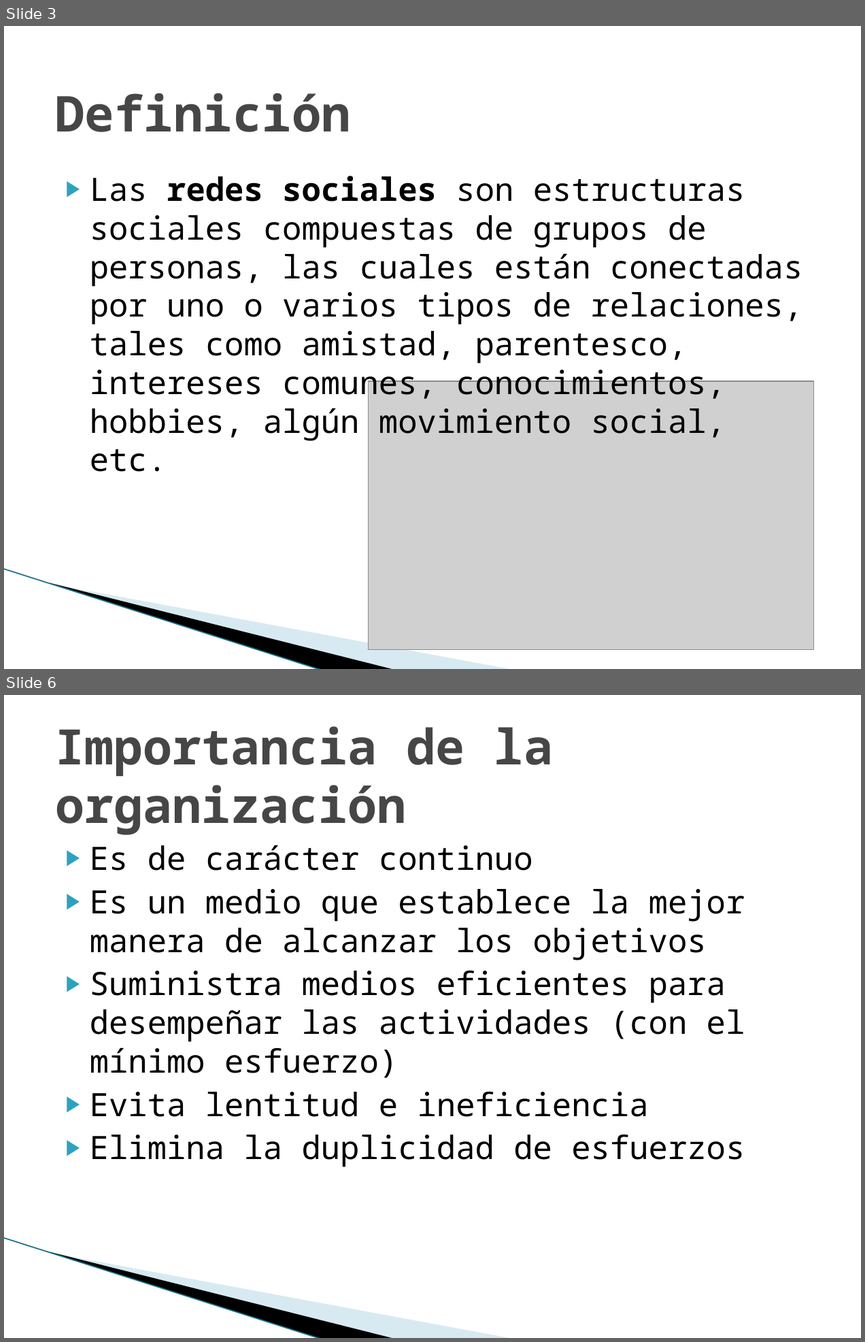
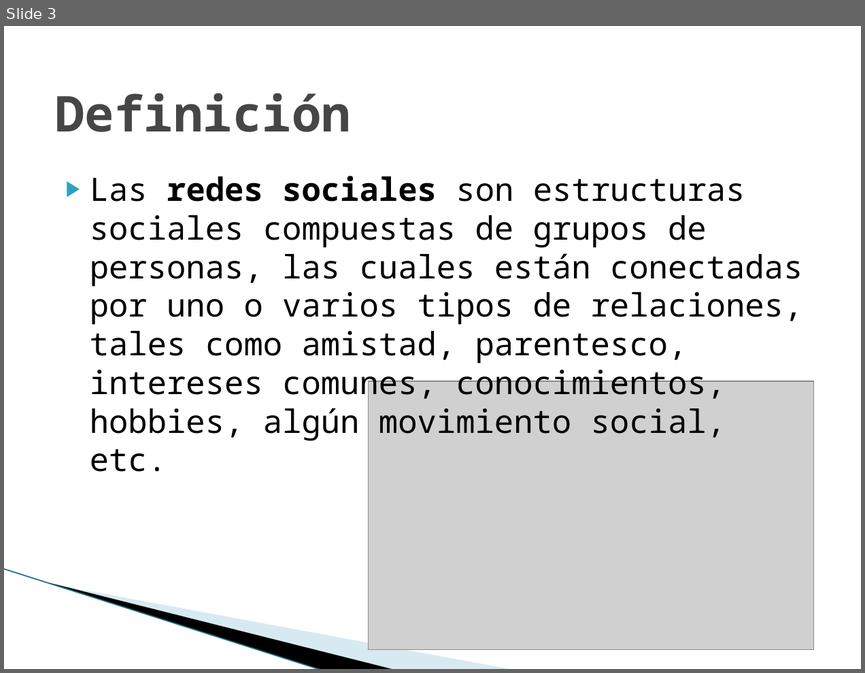
Before and after one commit to carlamadeo/proyectosfacultad, a slide deck: Modelos Organizacionales/TPS/TP_Grupo_C_Redes_Sociales.pptx. Shown one above the other, each under a label of ours: slides 3 and 6 before the commit, slide 3 after it; the slides between them are not shown. The pictures are 865x1342 and 865x673 pixels, drawn with LibreOffice and Linux fonts; fonts in the diff are those of the drawing; grey boxes stand for pictures; background and template pictures are left out. Boxes give left, top, right and bottom in pixels: in the first picture for what was removed or moved away, otherwise in the second. Text is boxed around its words. In the diff, an @@ line names an element or a change of style, - is before the commit and + after.

```diff
--- a/Modelos Organizacionales/TPS/TP_Grupo_C_Redes_Sociales.pptx
+++ b/Modelos Organizacionales/TPS/TP_Grupo_C_Redes_Sociales.pptx
@@ slide 6 removed at box(4, 695, 861, 1338), background #FFFFFF; not listed: 3 template elements that a slide beside it also shows @@
@@ title removed at box(55, 726, 553, 835) @@
-Importancia de la organización
@@ text removed at box(90, 845, 745, 1167) @@
-▶ Es de carácter continuo
-▶ Es un medio que establece la mejor manera de alcanzar los objetivos
-▶ Suministra medios eficientes para desempeñar las actividades (con el mínimo esfuerzo)
-▶ Evita lentitud e ineficiencia
-▶ Elimina la duplicidad de esfuerzos
```
Also in this commit, not shown: 5 slides added, 46 other slides removed, 4 other files.
